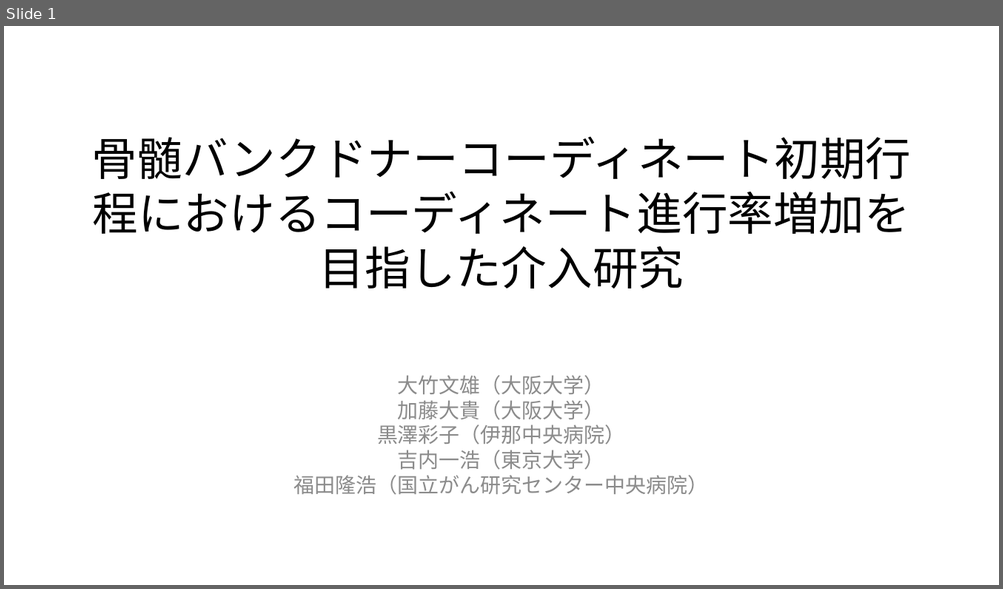
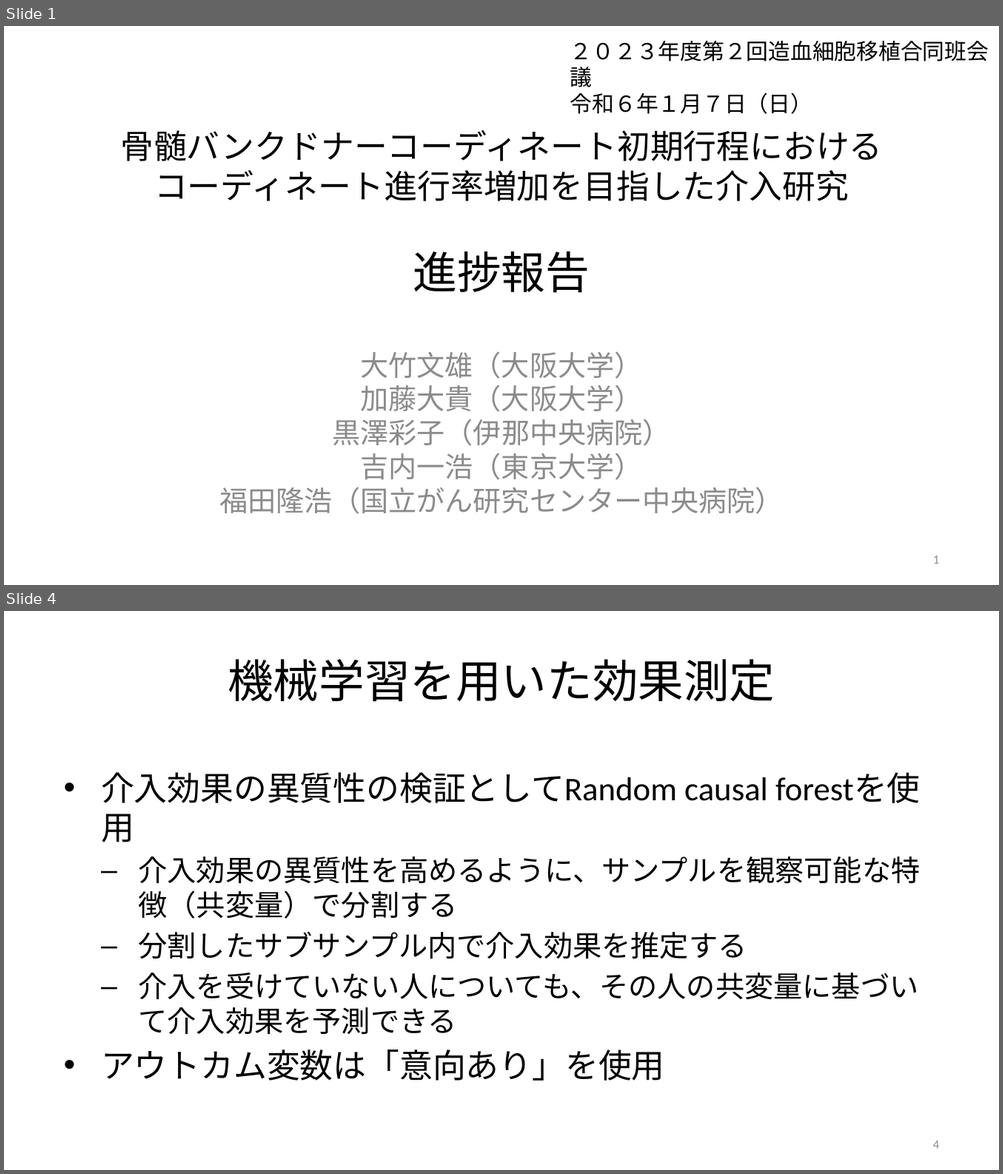
Before and after one commit to JMDP-behavioral-economics/RCT-Nudge, a slide deck: targeting.pptx. Shown one above the other, each under a label of ours: slide 1 before the commit, slides 1 and 4 after it; the slides between them are not shown. The pictures are 1003x589 and 1003x1174 pixels, drawn with LibreOffice and Linux fonts; fonts in the diff are those of the drawing. Boxes give left, top, right and bottom in pixels: in the first picture for what was removed or moved away, otherwise in the second. Text is boxed around its words. In the diff, an @@ line names an element or a change of style, - is before the commit and + after.

```diff
--- a/targeting.pptx
+++ b/targeting.pptx
@@ slide 4 added at box(4, 611, 999, 1170), background #FFFFFF @@
@@ title added at box(227, 659, 774, 701), 33 pt, text #000000 @@
+機械学習を用いた効果測定
@@ text added at box(101, 772, 919, 1081), 21 pt, text #000000 @@
+• 介入効果の異質性の検証としてRandom causal forestを使用
+  – 介入効果の異質性を高めるように、サンプルを観察可能な特徴（共変量）で分割する
+  – 分割したサブサンプル内で介入効果を推定する
+  – 介入を受けていない人についても、その人の共変量に基づいて介入効果を予測できる
+• アウトカム変数は「意向あり」を使用
@@ page number added at box(933, 1141, 939, 1149), 9 pt, text #8C8C8C @@
+4
@@ slide 1 changed as well @@
@@ text added at box(570, 93, 812, 114), 16 pt, text #000000 @@
+２０２３年度第２回造血細胞移植合同班会議
+令和６年１月７日（日）
@@ title at box(120, 130, 882, 293): text changed; size 33 to 24 pt @@
-骨髄バンクドナーコーディネート初期行程におけるコーディネート進行率増加を目指した介入研究
+骨髄バンクドナーコーディネート初期行程における
+コーディネート進行率増加を目指した介入研究
+進捗報告
@@ subtitle "大竹文雄（大阪大学） 加藤大貴（大阪大学） 黒澤彩子（伊那中央病院） 吉内一浩（東京大学） 福田隆浩（国立がん研究センタ ..." at box(219, 352, 783, 514): size 15 to 20.4 pt; more space between paragraphs @@
@@ page number added at box(933, 556, 939, 564), 9 pt, text #8C8C8C @@
+1
```
Also in this commit, not shown: 2 other slides changed, 3 other slides added.
